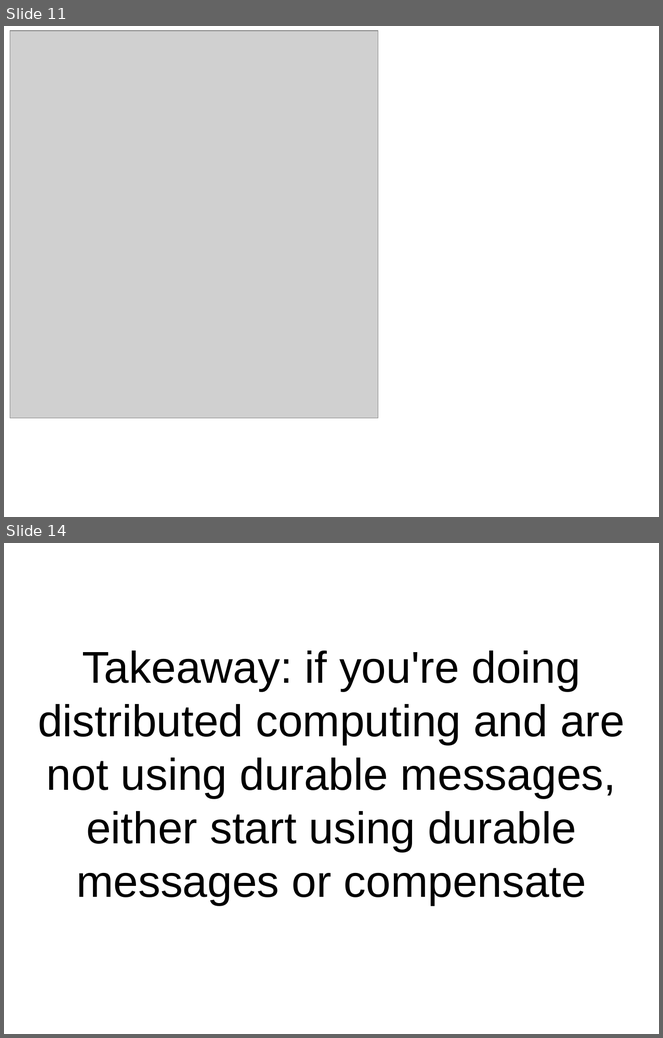
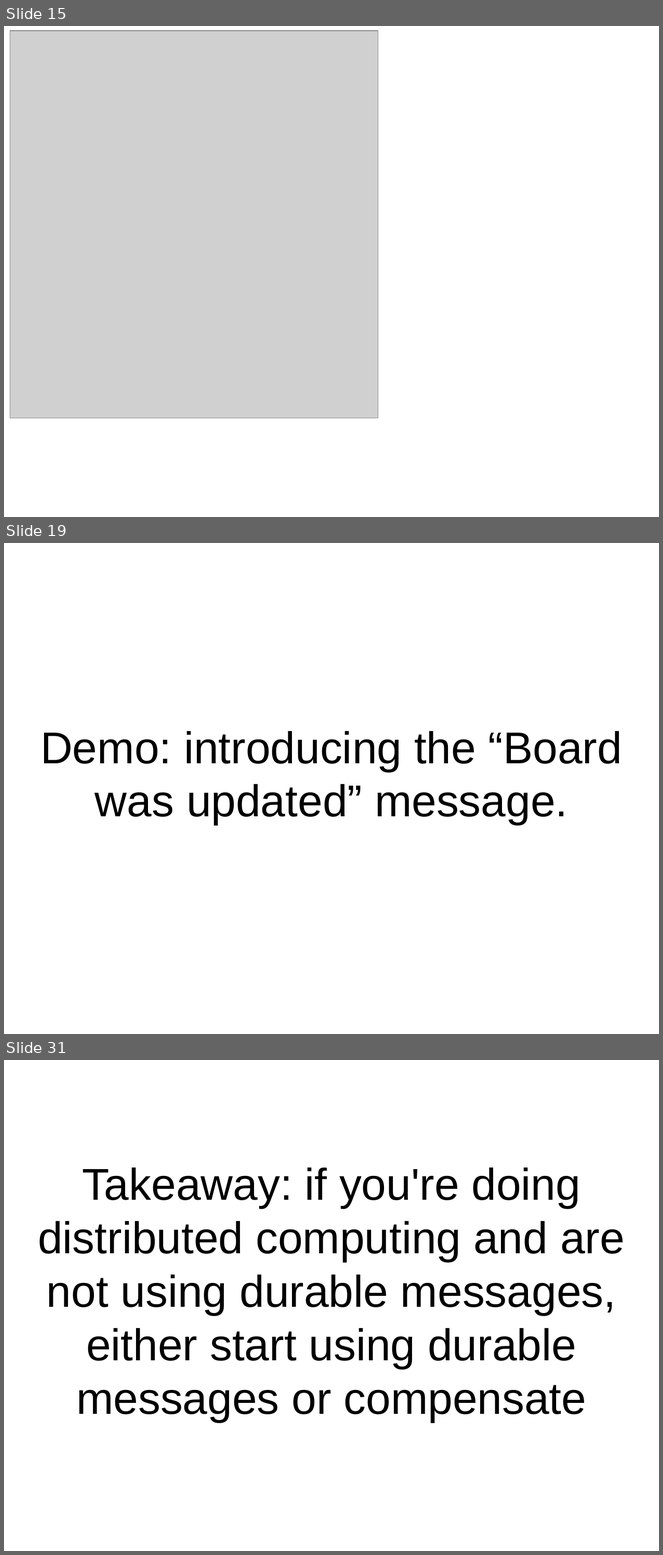
Before and after one commit to pseale/presentation-message-passing, a slide deck: message-passing.odp. Shown one above the other, each under a label of ours: slides 11 and 14 before the commit, slides 15, 19 and 31 after it; the slides between them are not shown. The pictures are 663x1038 and 663x1555 pixels, drawn with LibreOffice and Linux fonts; fonts in the diff are those of the drawing; grey boxes stand for pictures. Boxes give left, top, right and bottom in pixels: in the first picture for what was removed or moved away, otherwise in the second. Text is boxed around its words. In the diff, an @@ line names an element or a change of style, - is before the commit and + after.

Commit message:
add message passing demo and update slides

```diff
--- a/message-passing.odp
+++ b/message-passing.odp
@@ slide 19 added at box(4, 543, 659, 1034), background #FFFFFF @@
@@ subtitle added at box(40, 731, 622, 825), 54 pt, text #000000 @@
+Demo: introducing the “Board was updated” message.
@@ what was slide 11 is now slide 15 @@
@@ what was slide 14 is now slide 31 @@
```
Also in this commit, not shown: 4 slides changed, 17 other slides added, 1 slide removed, 5 other files.
